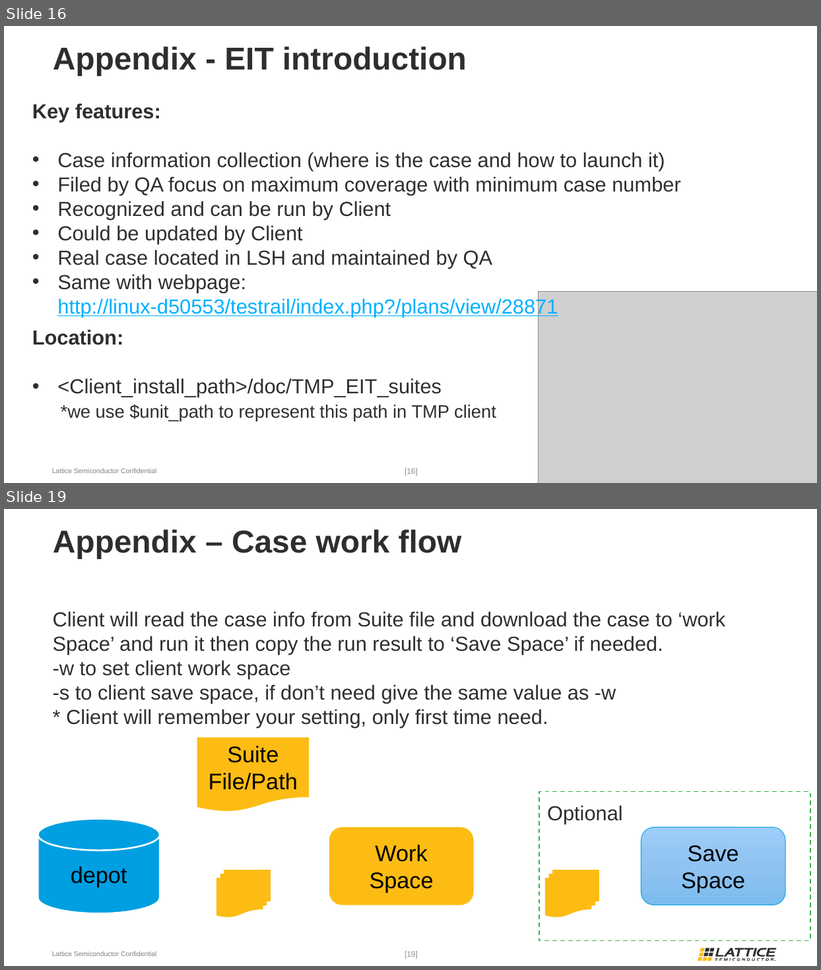
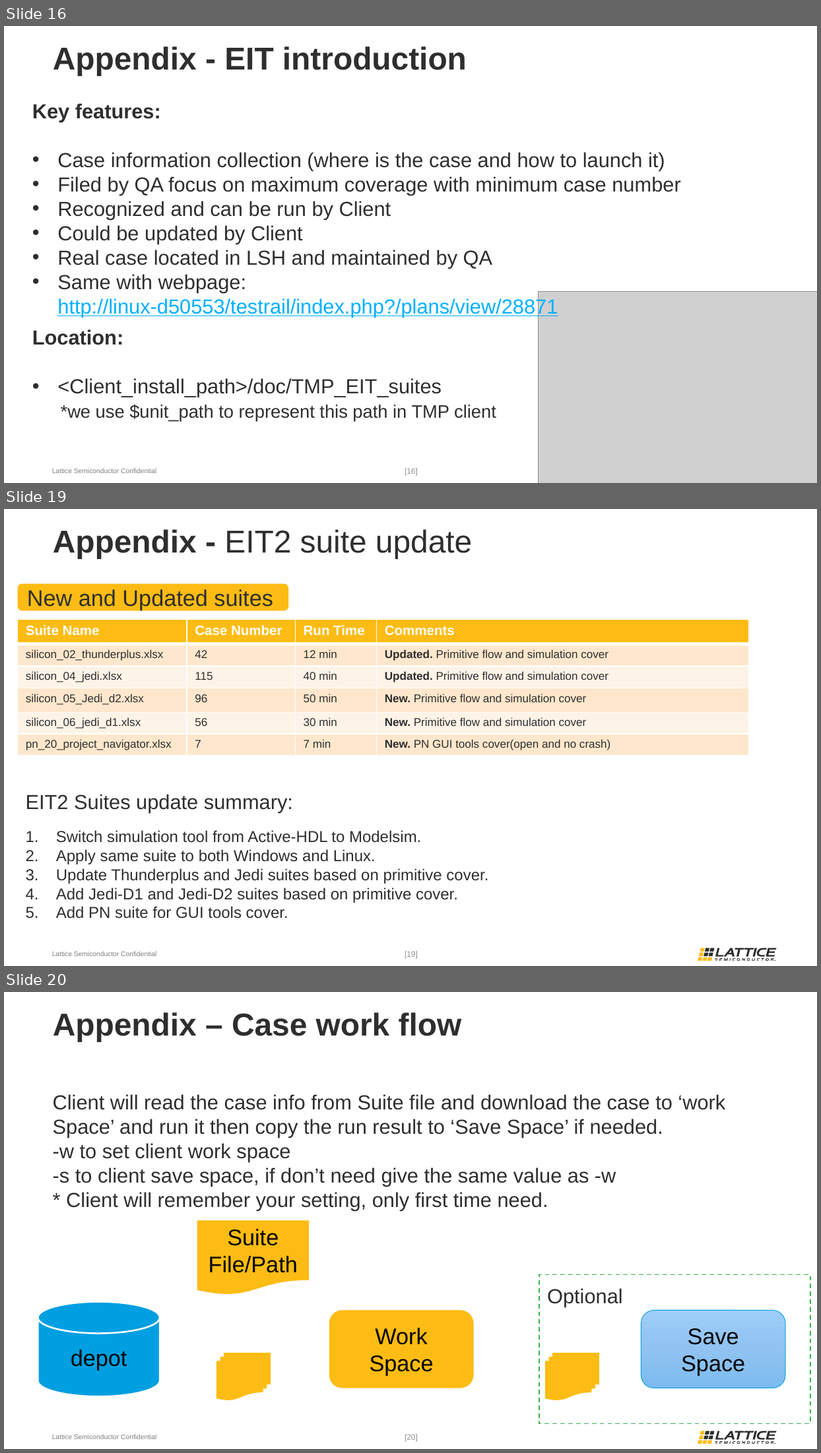
Before and after one commit to wanghengquan/repository, a slide deck: tmp_client/doc/TMP_EIT_suites/Local_EIT_run_LSV2.pptx. Shown one above the other, each under a label of ours: slides 16 and 19 before the commit, slides 16, 19 and 20 after it; the slides between them are not shown. The pictures are 821x970 and 821x1453 pixels, drawn with LibreOffice and Linux fonts; fonts in the diff are those of the drawing; grey boxes stand for pictures; background and template pictures are left out. Boxes give left, top, right and bottom in pixels: in the first picture for what was removed or moved away, otherwise in the second. Text is boxed around its words. In the diff, an @@ line names an element or a change of style, - is before the commit and + after.

Commit message:
i311--lse eit2 extra suite file added

```diff
--- a/tmp_client/doc/TMP_EIT_suites/Local_EIT_run_LSV2.pptx
+++ b/tmp_client/doc/TMP_EIT_suites/Local_EIT_run_LSV2.pptx
@@ slide 19 added at (x1=4, y1=509, x2=817, y2=966), background #FFFFFF; not listed: 33 template elements that a slide beside it also shows @@
@@ title added at (x1=53, y1=529, x2=472, y2=559), 28 pt, text #2E2E2E @@
+Appendix - EIT2 suite update
@@ rounded rectangle added at (x1=18, y1=584, x2=288, y2=611), fill #FDBC13, 20 pt, text #2E2E2E @@
+New and Updated suites
@@ table added at (x1=18, y1=619, x2=749, y2=755), 6 rows, 4 columns @@
+Suite Name | Case Number | Run Time | Comments
+silicon_02_thunderplus.xlsx | 42 | 12 min | Updated. Primitive flow and simulation cover
+silicon_04_jedi.xlsx | 115 | 40 min | Updated. Primitive flow and simulation cover
+silicon_05_Jedi_d2.xlsx | 96 | 50 min | New. Primitive flow and simulation cover
+silicon_06_jedi_d1.xlsx | 56 | 30 min | New. Primitive flow and simulation cover
+pn_20_project_navigator.xlsx | 7 | 7 min | New. PN GUI tools cover(open and no crash)
@@ text added at (x1=26, y1=794, x2=488, y2=919), 14 pt, text #2E2E2E @@
+EIT2 Suites update summary:
+1. Switch simulation tool from Active-HDL to Modelsim.
+2. Apply same suite to both Windows and Linux.
+3. Update Thunderplus and Jedi suites based on primitive cover.
+4. Add Jedi-D1 and Jedi-D2 suites based on primitive cover.
+5. Add PN suite for GUI tools cover.
@@ what was slide 19 is now slide 20 @@
@@ page number at (x1=405, y1=1434, x2=418, y2=1441): text changed @@
-[19]
+[20]
```
Also in this commit, not shown: 1 slide changed, 1 other slide added, 1 slide removed, 7 other files.
